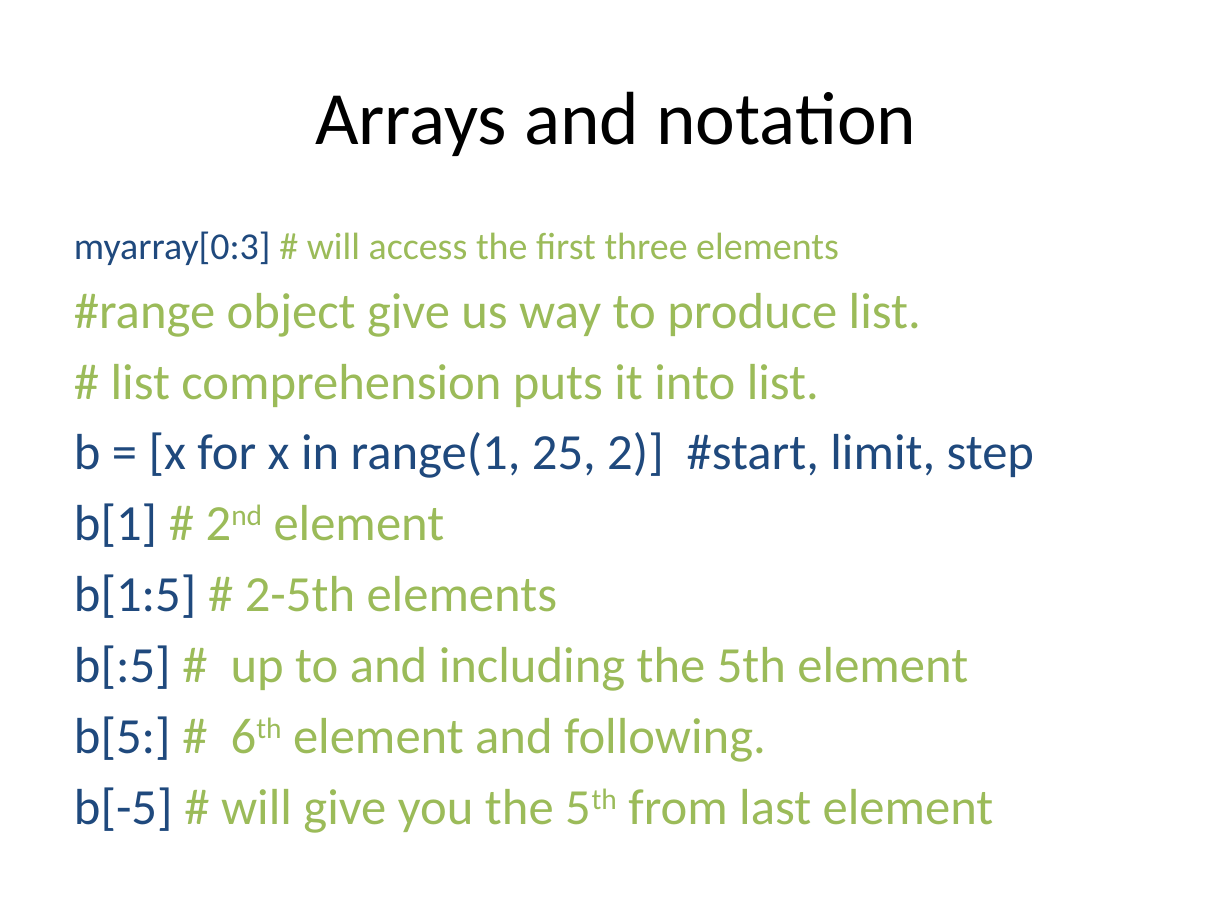
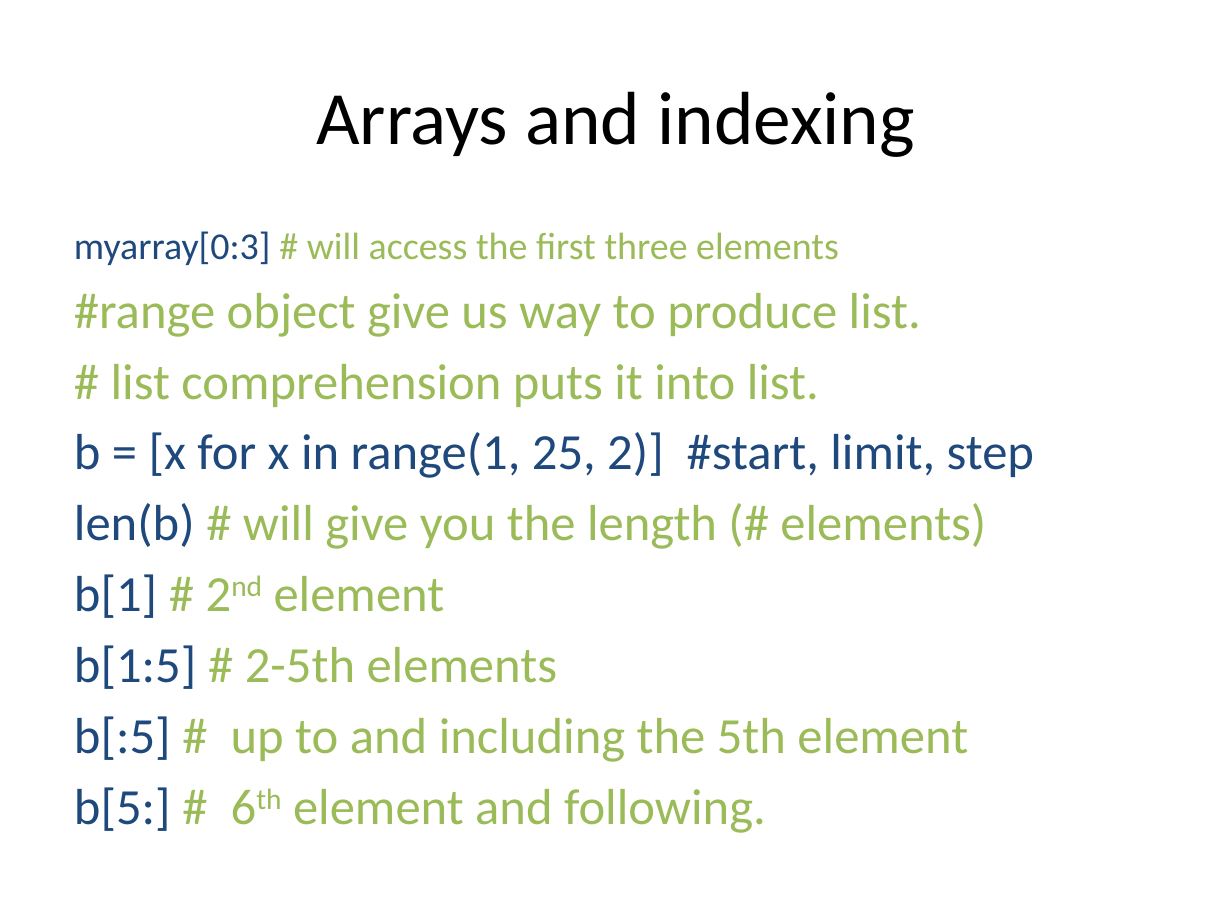
Before and after one commit to pradau/python_for_psychologists, a slide deck: slide 18 of Python_intro_lecture.pptx. Drawn at 1232x924 pixels with LibreOffice and Linux fonts; fonts in the diff are those of the drawing. Boxes give left, top, right and bottom in pixels: in the first picture for what was removed or moved away, otherwise in the second. Text is boxed around its words. In the diff, an @@ line names an element or a change of style, - is before the commit and + after.

```diff
--- a/Python_intro_lecture.pptx
+++ b/Python_intro_lecture.pptx
@@ title at (316, 91, 914, 157): text changed @@
-Arrays and notation
+Arrays and indexing
@@ text at (74, 503, 986, 549): paragraph added @@
+len(b) # will give you the length (# elements)
@@ text at (74, 787, 994, 833): paragraph removed @@
-b[-5] # will give you the 5th from last element
```
Also in this commit, not shown: 15 other slides changed, 1 slide removed.
